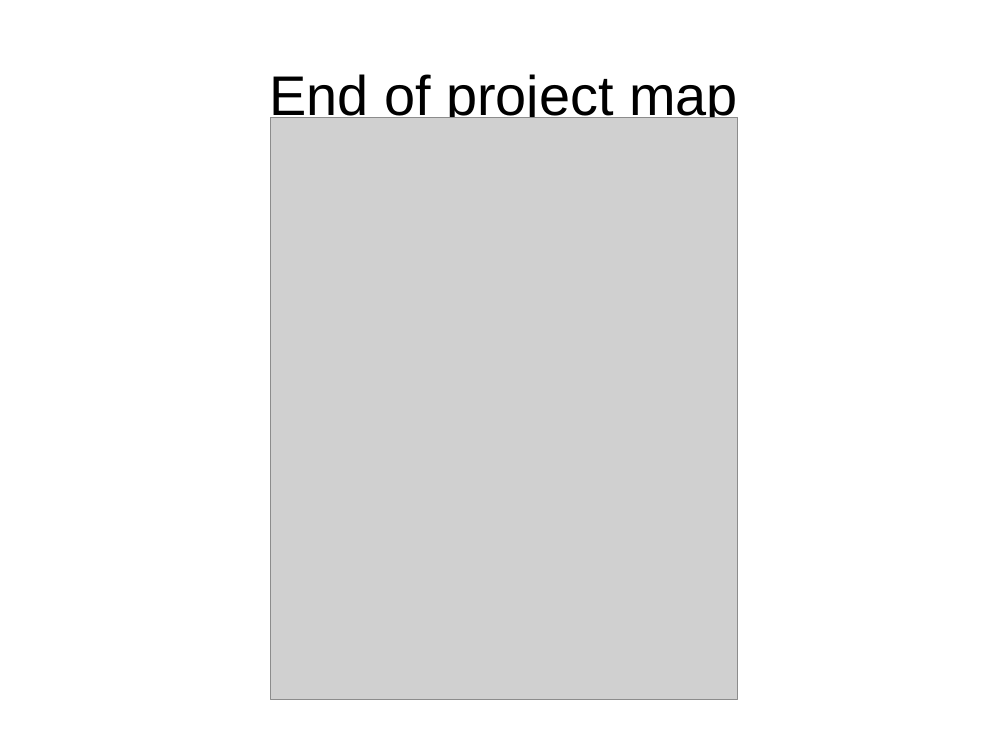
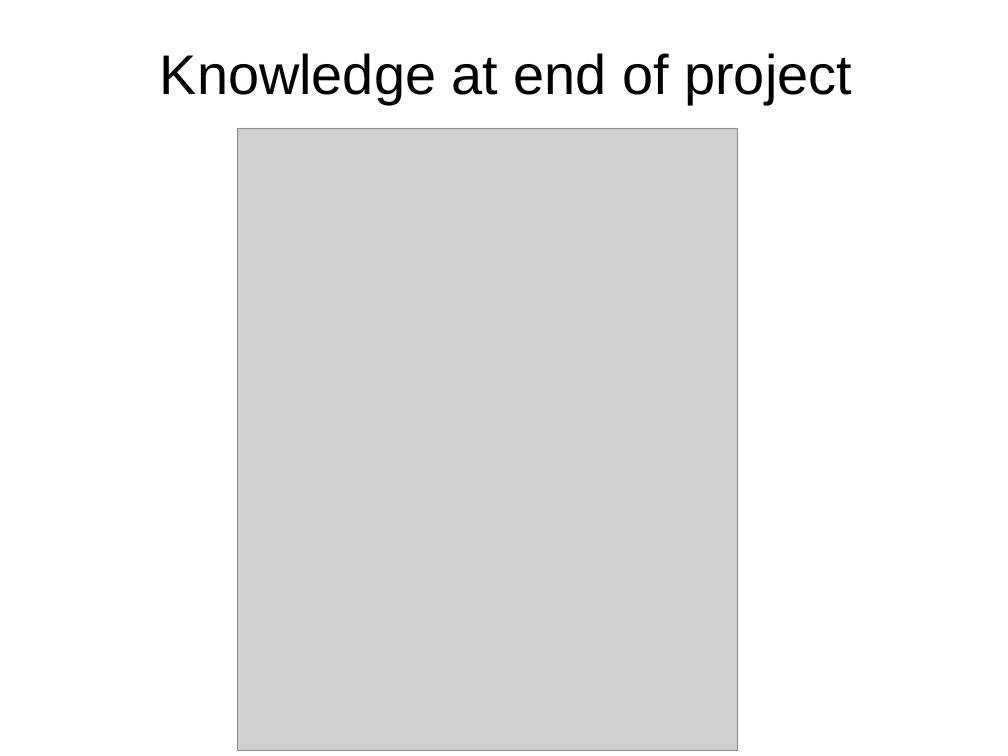
Before and after one commit to shuttle1987/CompCon2016, a slide deck: slide 13 of Slides.odp (slide 10 before the commit). Drawn at 1008x756 pixels with LibreOffice and Linux fonts; fonts in the diff are those of the drawing; grey boxes stand for pictures. Boxes give left, top, right and bottom in pixels: in the first picture for what was removed or moved away, otherwise in the second. Text is boxed around its words. In the diff, an @@ line names an element or a change of style, - is before the commit and + after.

```diff
--- a/Slides.odp
+++ b/Slides.odp
@@ title at (x1=160, y1=53, x2=852, y2=104): text changed @@
-End of project map
+Knowledge at end of project
@@ picture resized from (x1=271, y1=117, x2=738, y2=700) to (x1=238, y1=128, x2=738, y2=751) @@
```
Also in this commit, not shown: 8 other slides changed, 6 slides added, 1 slide removed.
